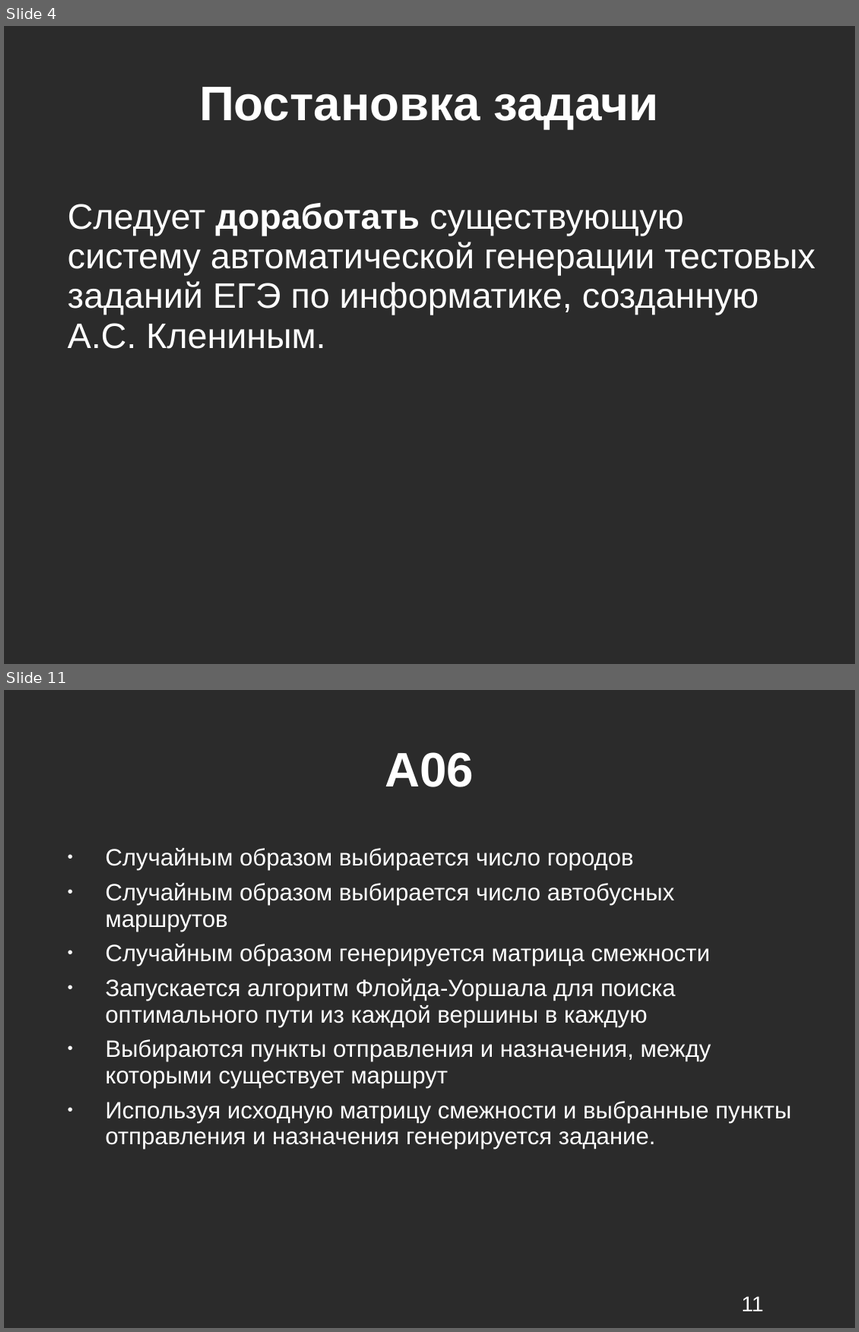
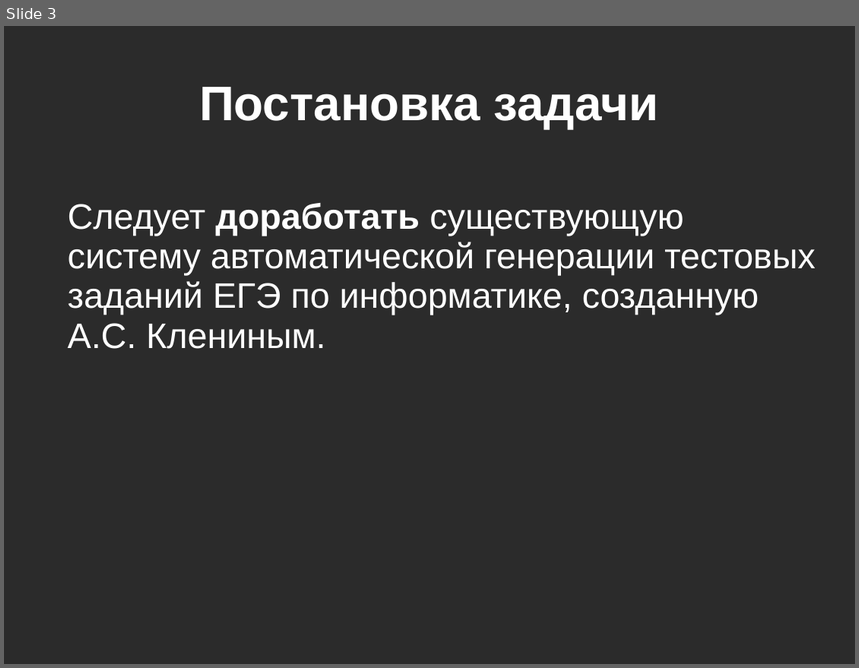
Before and after one commit to kevroletin/Coursework, a slide deck: 236_Кевролетин_презентация.ppt. Shown one above the other, each under a label of ours: slides 4 and 11 before the commit, slide 3 after it; the slides between them are not shown. The pictures are 859x1332 and 859x668 pixels, drawn with LibreOffice and Linux fonts; fonts in the diff are those of the drawing; background and template pictures are left out; a plain dark background stands for a picture behind light text. Boxes give left, top, right and bottom in pixels: in the first picture for what was removed or moved away, otherwise in the second. Text is boxed around its words. In the diff, an @@ line names an element or a change of style, - is before the commit and + after.

```diff
--- a/236_Кевролетин_презентация.ppt
+++ b/236_Кевролетин_презентация.ppt
@@ slide 11 removed at (4,690,855,1328), background picture (left out) @@
@@ title removed at (385,752,474,787) @@
-A06
@@ text removed at (105,848,791,1150) @@
-• Случайным образом выбирается число городов
-• Случайным образом выбирается число автобусных маршрутов
-• Случайным образом генерируется матрица смежности
-• Запускается алгоритм Флойда-Уоршала для поиска оптимального пути из каждой вершины в каждую
-• Выбираются пункты отправления и назначения, между которыми существует маршрут
-• Используя исходную матрицу смежности и выбранные пункты отправления и назначения генерируется задание.
@@ page number removed at (742,1296,764,1312) @@
-11
@@ what was slide 4 is now slide 3 @@
```
Also in this commit, not shown: 10 slides changed, 2 other slides removed, 3 other files.
